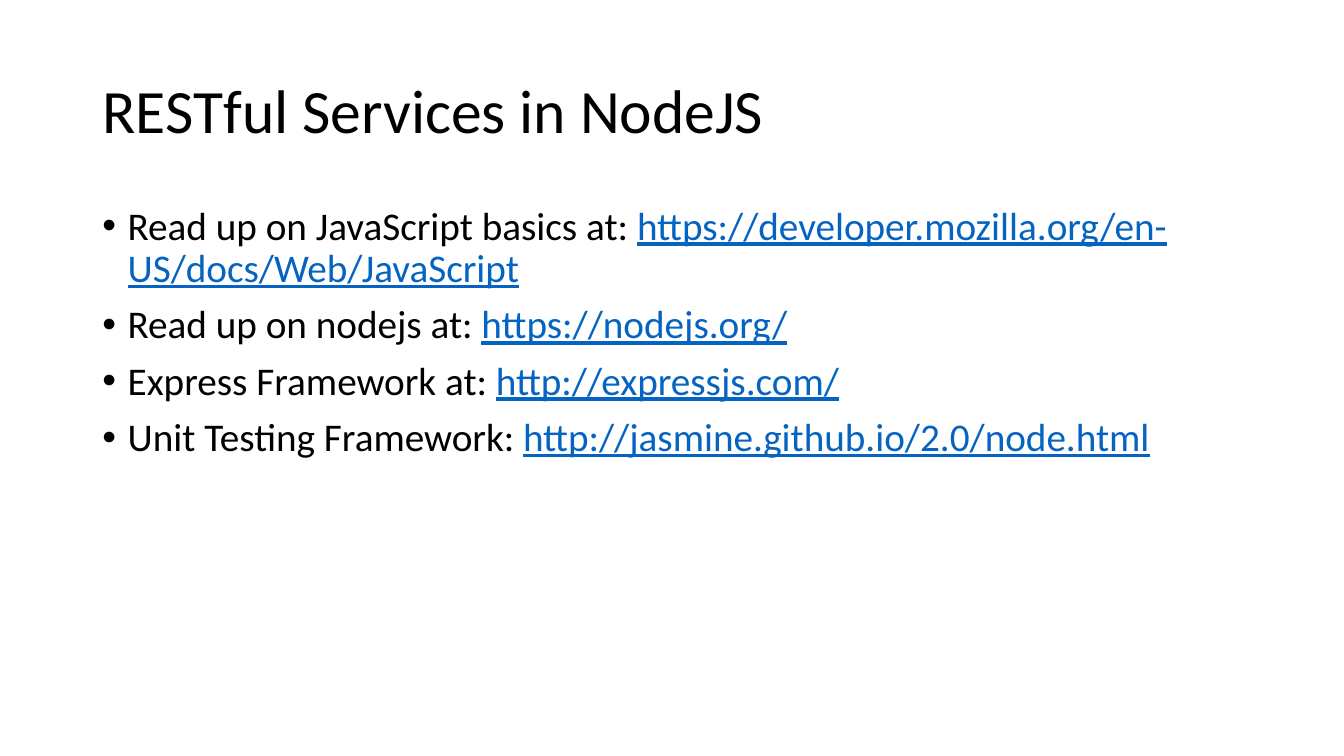
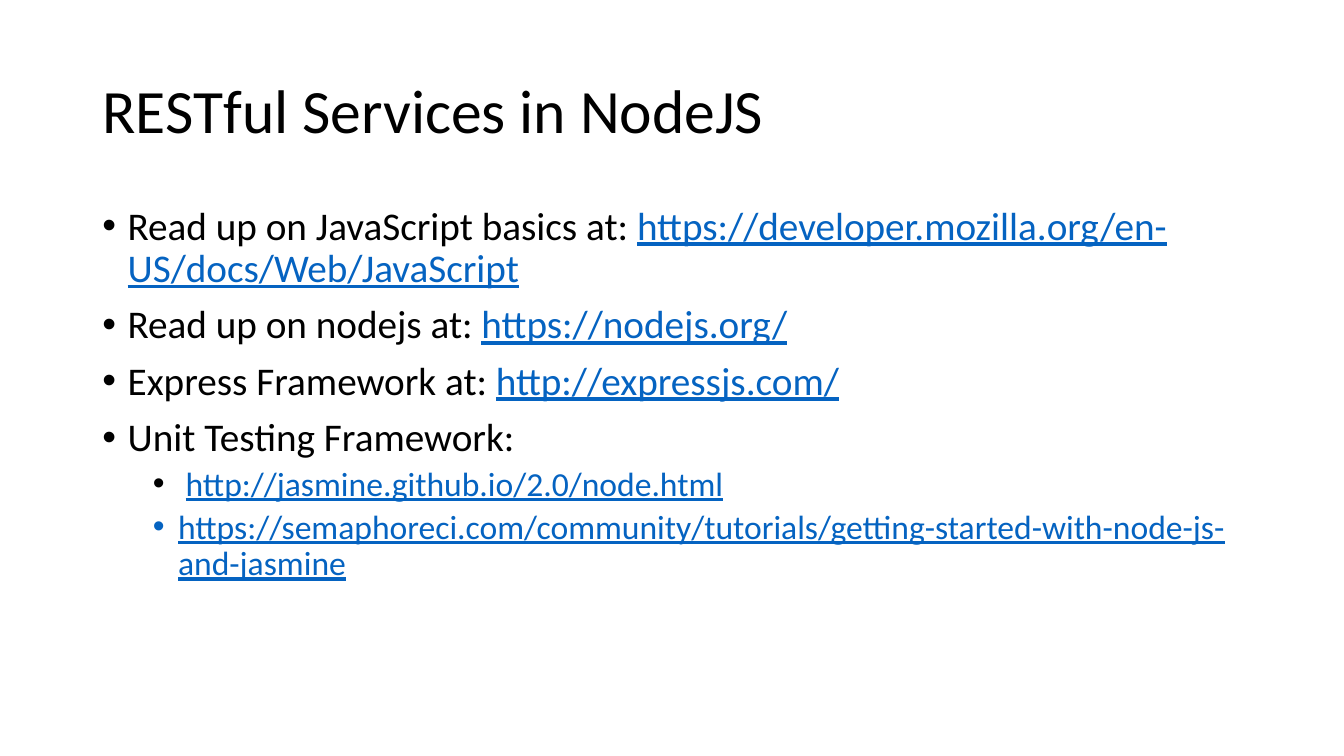
Before and after one commit to jaganper/mrnd-nodejs, a slide deck: slide 25 of docs/project.pptx. Drawn at 1344x756 pixels with LibreOffice and Linux fonts; fonts in the diff are those of the drawing. Boxes give left, top, right and bottom in pixels: in the first picture for what was removed or moved away, otherwise in the second. Text is boxed around its words. In the diff, an @@ line names an element or a change of style, - is before the commit and + after.

```diff
--- a/docs/project.pptx
+++ b/docs/project.pptx
@@ text at <box>128,423,1224,581</box>: text changed; size 28 to 24 pt @@
-• Unit Testing Framework: http://jasmine.github.io/2.0/node.html
+• Unit Testing Framework:
+  • http://jasmine.github.io/2.0/node.html
+  • https://semaphoreci.com/community/tutorials/getting-started-with-node-js-and-jasmine
```
Also in this commit, not shown: 3 other files.
